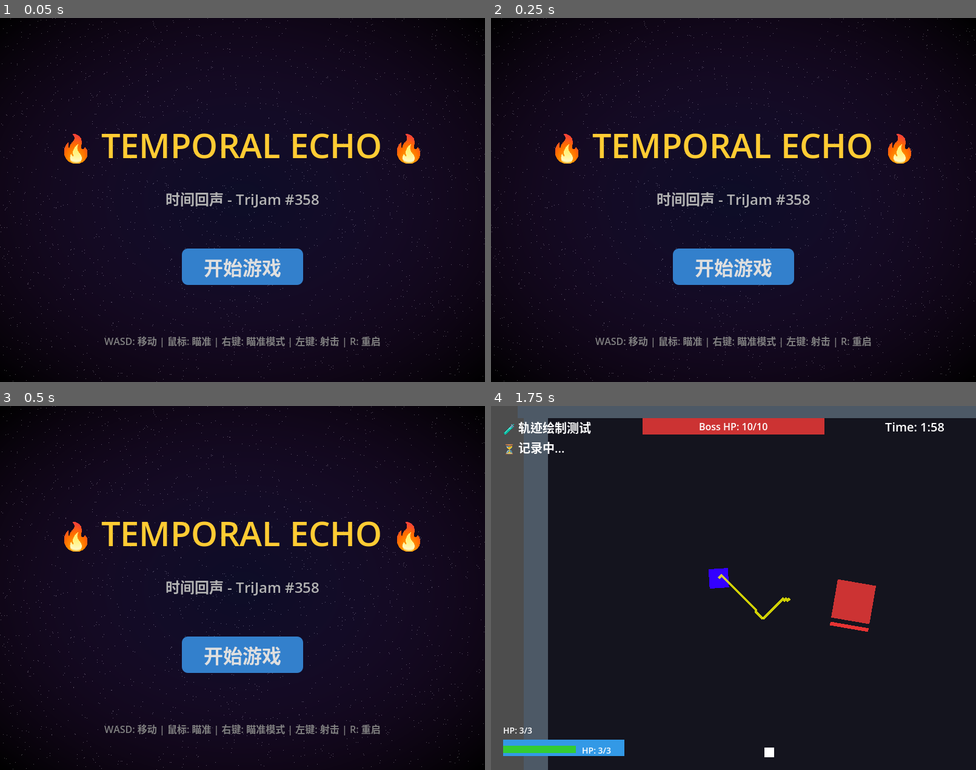
Above: before the commit, frames 1-4 (two rows, left to right).
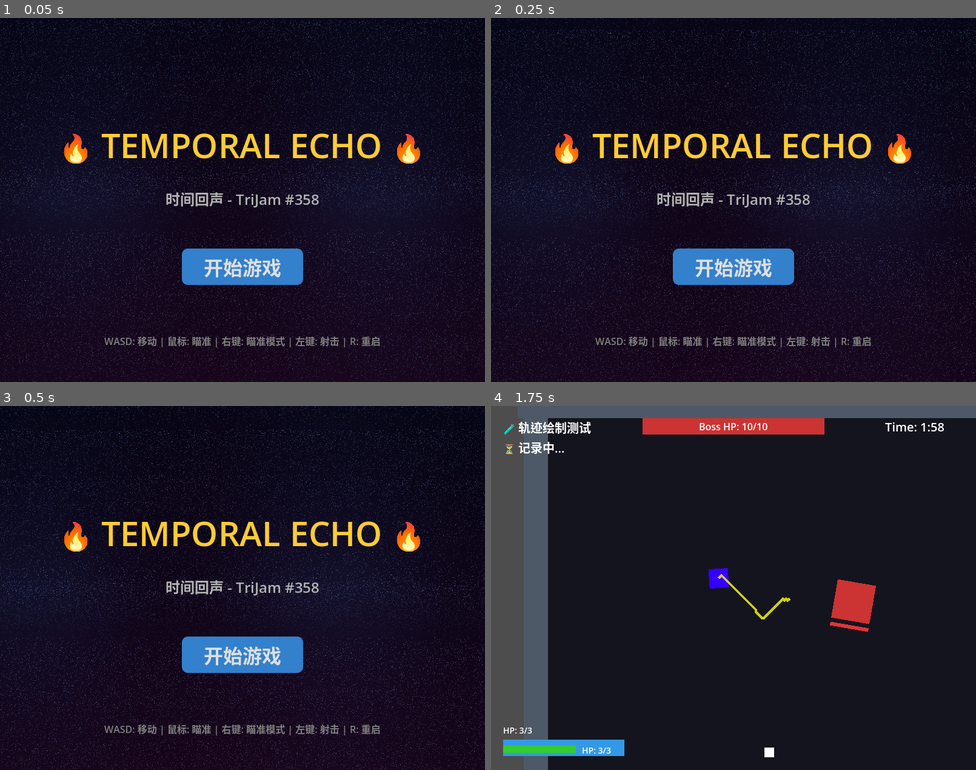
Above: after the commit, the same moments.

Repository: sdotyxz/temporal-echo
Game: Godot game, scene res://scenes/title_screen.tscn
Two runs of this game, one before a commit and one after it. Both use one fixed random seed, a clock stepped at 60 frames per second and the inputs below.
Inputs (mouse positions are in pixels of both pictures, inside the frame that each line leads up to):
- Up to frame 1 (0.05 s): no input
- Up to frame 2 (0.25 s): no input
- Up to frame 3 (0.5 s): no input
- Up to frame 4 (1.75 s): click "开始游戏" at 0.5 s; tap Enter (ui_accept) at 1.25, 1.52 s; move the mouse to (840, 569) at 1.27 s; hold D (move_right) from 1.28 s (still down); right-click (840, 569) at 1.35 s

The runs differ from the first frame. In frame 1, 6.4% of the frame differs, in the area x 0-100%, y 0-100%; in frame 2, 6.4%; in frame 3, 6.4%; in frame 4, nothing differs.

Commit message:
feat: 反重力背景效果 (antigravity)
- 粒子向上飘动的反重力效果
- 动态流光动画
- Shader时间参数实时更新

Diff:
--- a/src/title_screen.gd
+++ b/src/title_screen.gd
@@ -10,47 +10,63 @@
 	_create_background()
 
 func _create_background():
-	# 创建渐变背景
+	# 创建反重力背景
 	background = ColorRect.new()
 	background.name = "Background"
 	background.size = Vector2(800, 600)
 
-	# 使用渐变着色器创建炫酷背景
+	# 使用反重力着色器 - 粒子向上飘，零重力感
 	var shader = Shader.new()
 	shader.code = """
 	shader_type canvas_item;
+	uniform float time;
 
 	void fragment() {
 		vec2 uv = FRAGCOORD.xy / vec2(800.0, 600.0);
 
-		// 创建径向渐变
-		vec2 center = vec2(0.5, 0.5);
-		float dist = distance(uv, center);
+		// 反重力：粒子向上飘动
+		float movement = mod(time * 0.1, 1.0);
+		vec2 moving_uv = uv;
+		moving_uv.y -= movement; // 向上移动
 
-		// 颜色: 深蓝 -> 紫色 -> 黑色
-		vec3 color1 = vec3(0.05, 0.05, 0.15);  // 深蓝黑
-		vec3 color2 = vec3(0.15, 0.05, 0.2);   // 深紫
-		vec3 color3 = vec3(0.0, 0.0, 0.0);     // 纯黑
-
-		vec3 final_color = mix(color1, color2, dist * 1.5);
-		final_color = mix(final_color, color3, dist * dist * 2.0);
-
-		// 添加一些星星效果
-		float star = fract(sin(dot(uv * 100.0, vec2(12.9898, 78.233))) * 43758.5453);
-		if (star > 0.995) {
-			final_color += vec3(0.3) * star;
+		// 创建漂浮的粒子
+		float particle = 0.0;
+		for(float i = 0.0; i < 5.0; i++) {
+			vec2 p = moving_uv * (3.0 + i) + vec2(i * 1.5);
+			p.y -= time * (0.1 + i * 0.02); // 反重力向上
+			float n = fract(sin(dot(p, vec2(12.9898, 78.233))) * 43758.5453);
+			if(n > 0.98) {
+				particle += 0.3 * (1.0 - fract(p.y));
+			}
 		}
 
-		COLOR = vec4(final_color, 1.0);
+		// 深空背景渐变
+		vec3 color1 = vec3(0.02, 0.02, 0.08);
+		vec3 color2 = vec3(0.08, 0.02, 0.1);
+		vec3 bg = mix(color1, color2, uv.y + sin(uv.x * 3.0) * 0.2);
+
+		// 添加反重力流光效果
+		float stream = sin(uv.x * 10.0 + time * 2.0) * 0.5 + 0.5;
+		stream *= exp(-abs(uv.y - 0.5) * 4.0);
+		bg += vec3(0.1, 0.3, 0.5) * stream * 0.15;
+
+		// 叠加粒子
+		bg += vec3(0.6, 0.8, 1.0) * particle;
+
+		COLOR = vec4(bg, 1.0);
 	}
 	"""
 
 	var material = ShaderMaterial.new()
 	material.shader = shader
+	material.set_shader_parameter("time", 0.0)
 	background.material = material
 
 	add_child(background)
-	move_child(background, 0)  # 确保在最底层
+	move_child(background, 0)
+
+	# 启动时间更新
+	set_process(true)
 
 func _create_ui():
 	# 标题
@@ -116,6 +132,12 @@
 	controls.add_theme_color_override("font_color", Color(0.5, 0.5, 0.5))
 	add_child(controls)
 
+func _process(delta):
+	# 更新反重力背景时间
+	if background and background.material:
+		var current_time = background.material.get_shader_parameter("time")
+		background.material.set_shader_parameter("time", current_time + delta)
+
 func _on_start_pressed():
 	print("🎮 开始游戏！")
 
